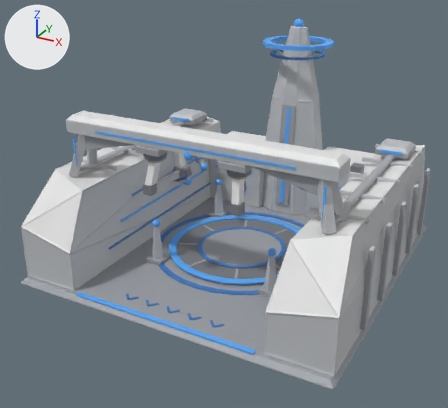
The glTF model game/models/lattice_advanced_assembly.glb, before and after one commit.
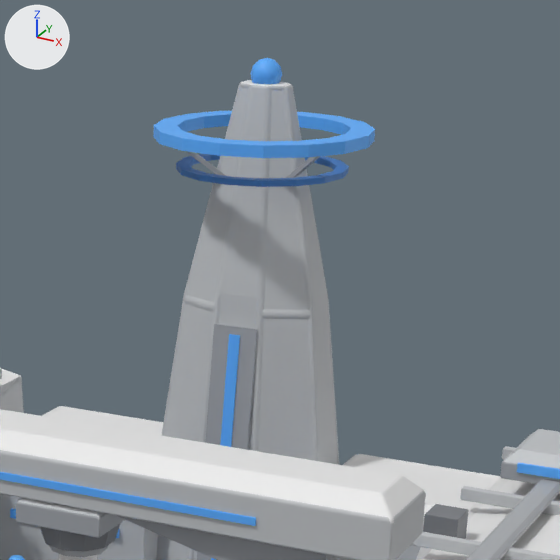
There are two pictures of each version: one whole from a 50 mm lens placed at (18.99, -37.27, 22.39), pointed at (-0.59, -1.68, 4.6), one close up on the part from 48% to 88% of the width and 0% to 44% of the height. The axes (+X, +Y, +Z) are drawn at upper left. The lights are the same throughout. The first two pictures are the older version. Vertices at exactly the same position are counted once.

Objects in the first close-up: 'Body'.
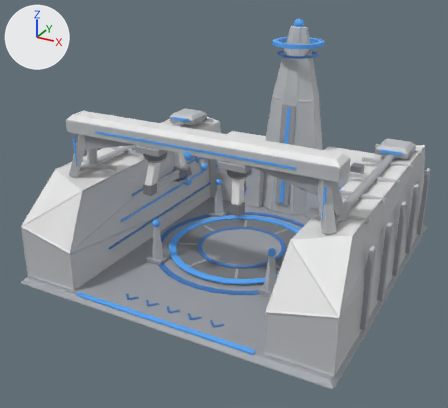
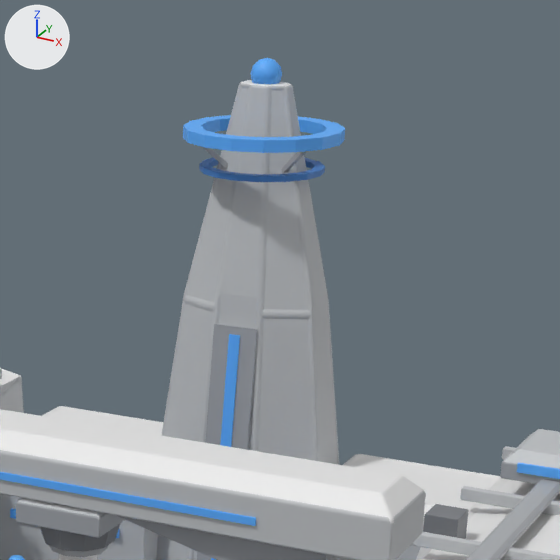
What differs and where, as boxes (x1, y1, x2, y2) in the close-ups (560 x 560 px; the box of a moved part takes in the faces that stretch with it):
```json
{"part": 1, "of": "me_body", "change": "moved or reshaped", "before": [153, 111, 375, 158], "after": [183, 115, 345, 153]}
{"part": 2, "of": "me_body", "change": "moved or reshaped", "before": [176, 153, 349, 187], "after": [199, 157, 325, 182]}
{"part": 3, "of": "me_body", "change": "moved or reshaped", "before": [185, 151, 226, 176], "after": [202, 147, 228, 169], "on screen": "mostly hidden"}
{"part": 4, "of": "me_body", "change": "moved or reshaped", "before": [286, 156, 321, 178], "after": [281, 151, 307, 174], "on screen": "mostly hidden"}
```

Edits to the scene script, one JSON object a line:
```json
{"block": "me_body", "where": "# used by ob_body; location = (0.0, 0.0, 0.0)"}
{"op": "remove", "block": "me_body", "code": "me_body.from_pydata(...)  # 4426 vertices, 8316 faces; spans x -11.5..11.5, y -11.4..12.2, z 0.0..16.2"}
{"op": "add", "block": "me_body", "code": "me_body.from_pydata(...)  # 4426 vertices, 8316 faces; spans x -11.5..11.5, y -11.4..11.4, z 0.0..16.2"}
{"block": "me_body", "change": "me_body part 1: the loose piece of 64 vertices spanning x -2.8..2.8, y 6.6..12.2, z 14.2..14.5 is scaled about its middle by (0.73, 0.73, 1)"}
{"block": "me_body", "change": "me_body part 2: the loose piece of 64 vertices spanning x -2.2..2.2, y 7.2..11.6, z 13.4..13.6 is scaled about its middle by (0.72, 0.72, 1)"}
{"block": "me_body", "change": "me_body part 3: the loose piece of 8 vertices spanning x -2.1..-0.7, y 8.2..9.0, z 13.2..14.2 is scaled about its middle by (0.858, 0.861, 0.999), then moved by (0.4, 0.2, 0.0)"}
{"block": "me_body", "change": "me_body part 4: the loose piece of 8 vertices spanning x 0.7..2.1, y 8.2..9.0, z 13.2..14.2 is scaled about its middle by (0.858, 0.861, 0.999), then moved by (-0.4, 0.2, 0.0)"}
{"block": "me_body", "change": "other edits to the shape of me_body do not show in these pictures"}
```
